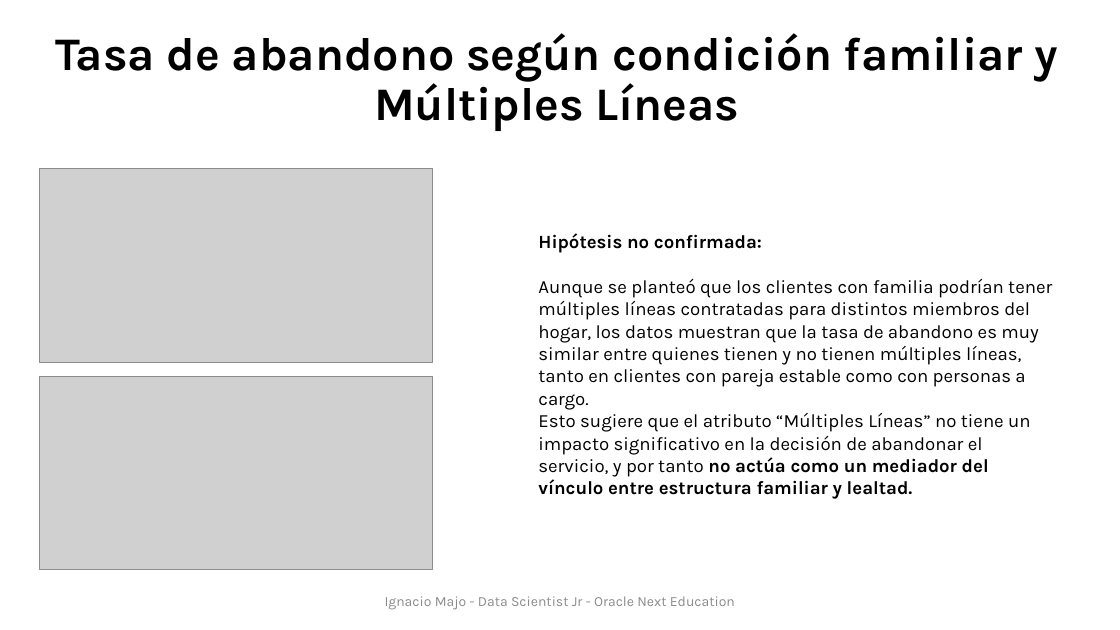
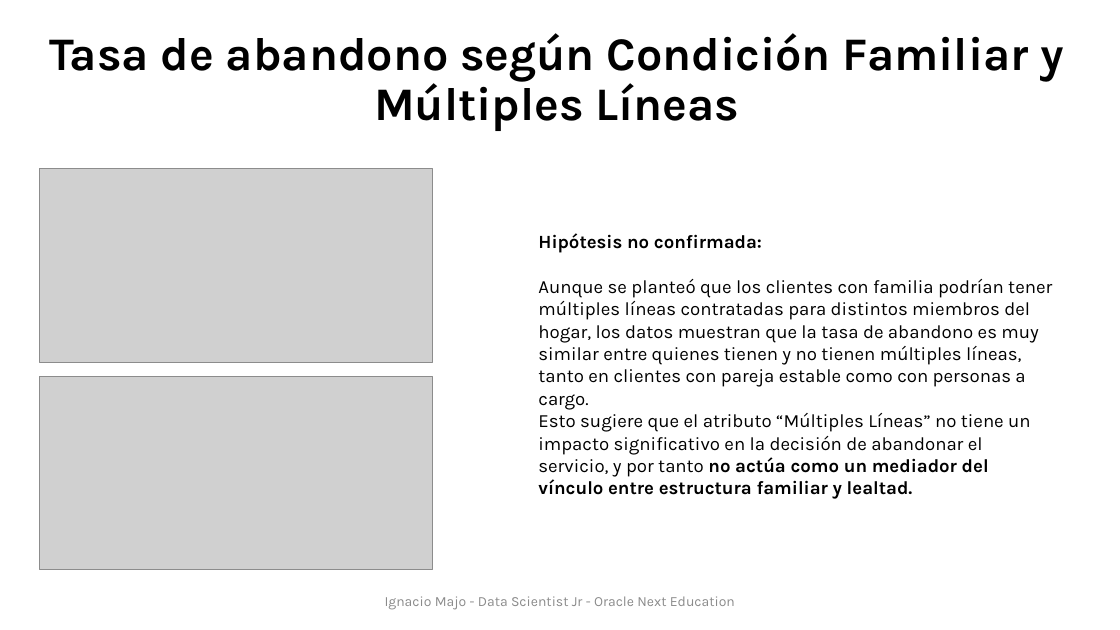
Before and after one commit to ignaciomajo/proyecto_TelecomX, a slide deck: slide 27 of reports/reporte_churn.pptx. Drawn at 1120x630 pixels with LibreOffice and Linux fonts; fonts in the diff are those of the drawing; grey boxes stand for pictures; background and template pictures are left out. Boxes give left, top, right and bottom in pixels: in the first picture for what was removed or moved away, otherwise in the second. Text is boxed around its words. In the diff, an @@ line names an element or a change of style, - is before the commit and + after.

```diff
--- a/reports/reporte_churn.pptx
+++ b/reports/reporte_churn.pptx
@@ text at box(49, 33, 1064, 131): text changed @@
-Tasa de abandono según condición familiar y Múltiples Líneas
+Tasa de abandono según Condición Familiar y Múltiples Líneas
```
Also in this commit, not shown: 3 other slides changed, 1 other file.
